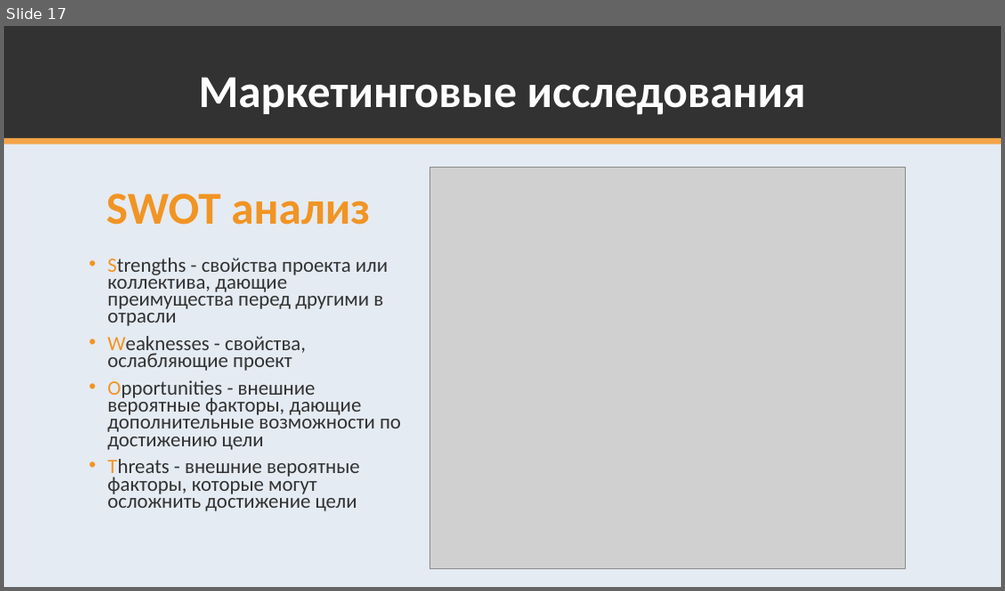
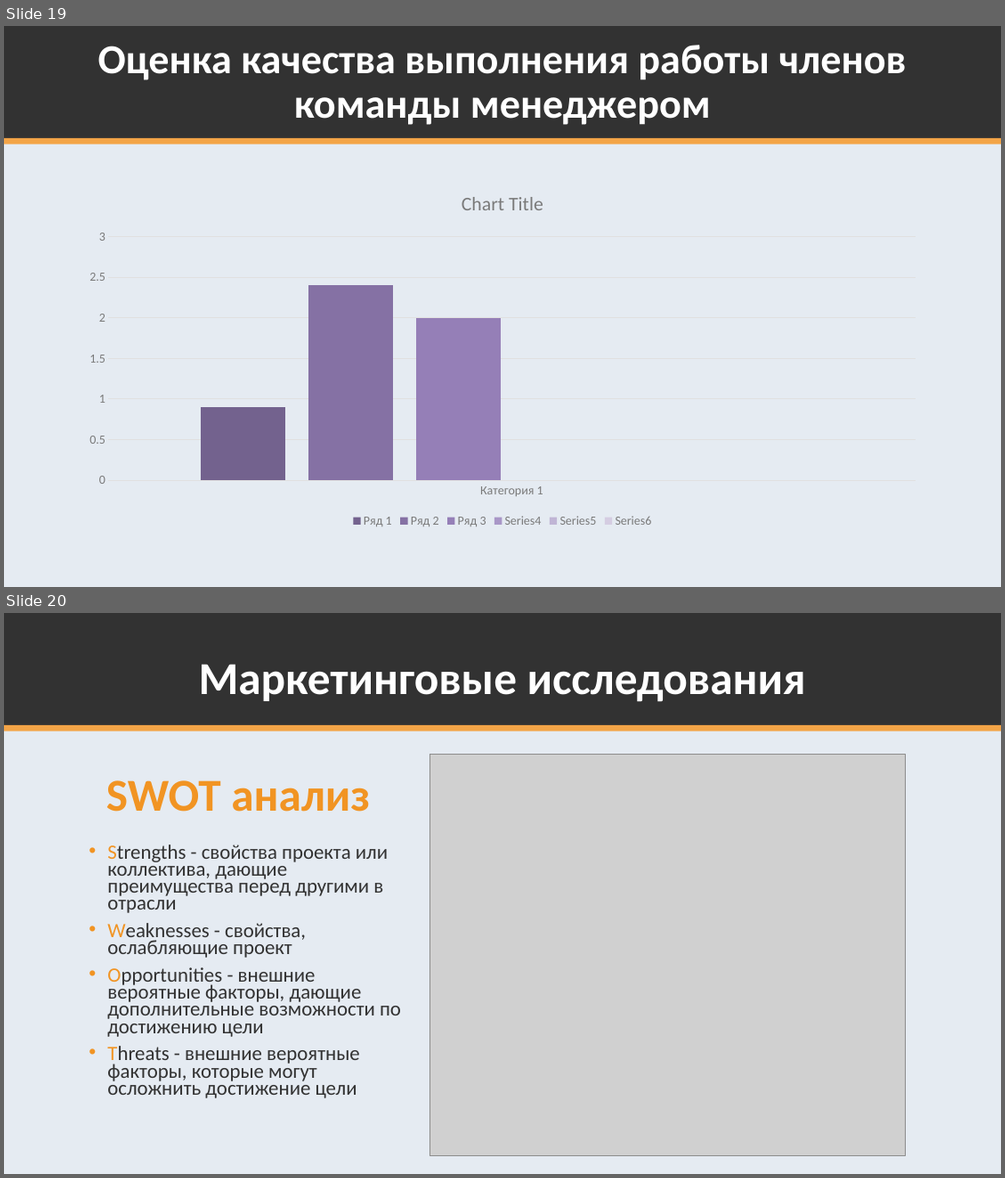
Before and after one commit to K224/TPKS, a slide deck: k224-docs/Servis_po_organizatsii_i_poisku_meropriaty_Par.pptx. Shown one above the other, each under a label of ours: slide 17 before the commit, slides 19 and 20 after it. The pictures are 1005x591 and 1005x1178 pixels, drawn with LibreOffice and Linux fonts; fonts in the diff are those of the drawing; grey boxes stand for pictures. Boxes give left, top, right and bottom in pixels: in the first picture for what was removed or moved away, otherwise in the second. Text is boxed around its words. In the diff, an @@ line names an element or a change of style, - is before the commit and + after.

```diff
--- a/k224-docs/Servis_po_organizatsii_i_poisku_meropriaty_Par.pptx
+++ b/k224-docs/Servis_po_organizatsii_i_poisku_meropriaty_Par.pptx
@@ slide 19 added at (x1=4, y1=26, x2=1001, y2=587), background #E5EBF2; not listed: 3 template elements that a slide beside it also shows @@
@@ title added at (x1=98, y1=45, x2=906, y2=125), 39.6 pt, text #FFFFFF, bold @@
+Оценка качества выполнения работы членов команды менеджером
@@ column chart added at (x1=73, y1=176, x2=933, y2=532) @@
+categories: Категория 1
+Ряд 1: 0.9
+Ряд 2: 2.4
+Ряд 3: 2
+: -
+: -
+: -
@@ what was slide 17 is now slide 20 @@
```
Also in this commit, not shown: 3 other slides added, 1 slide removed.
